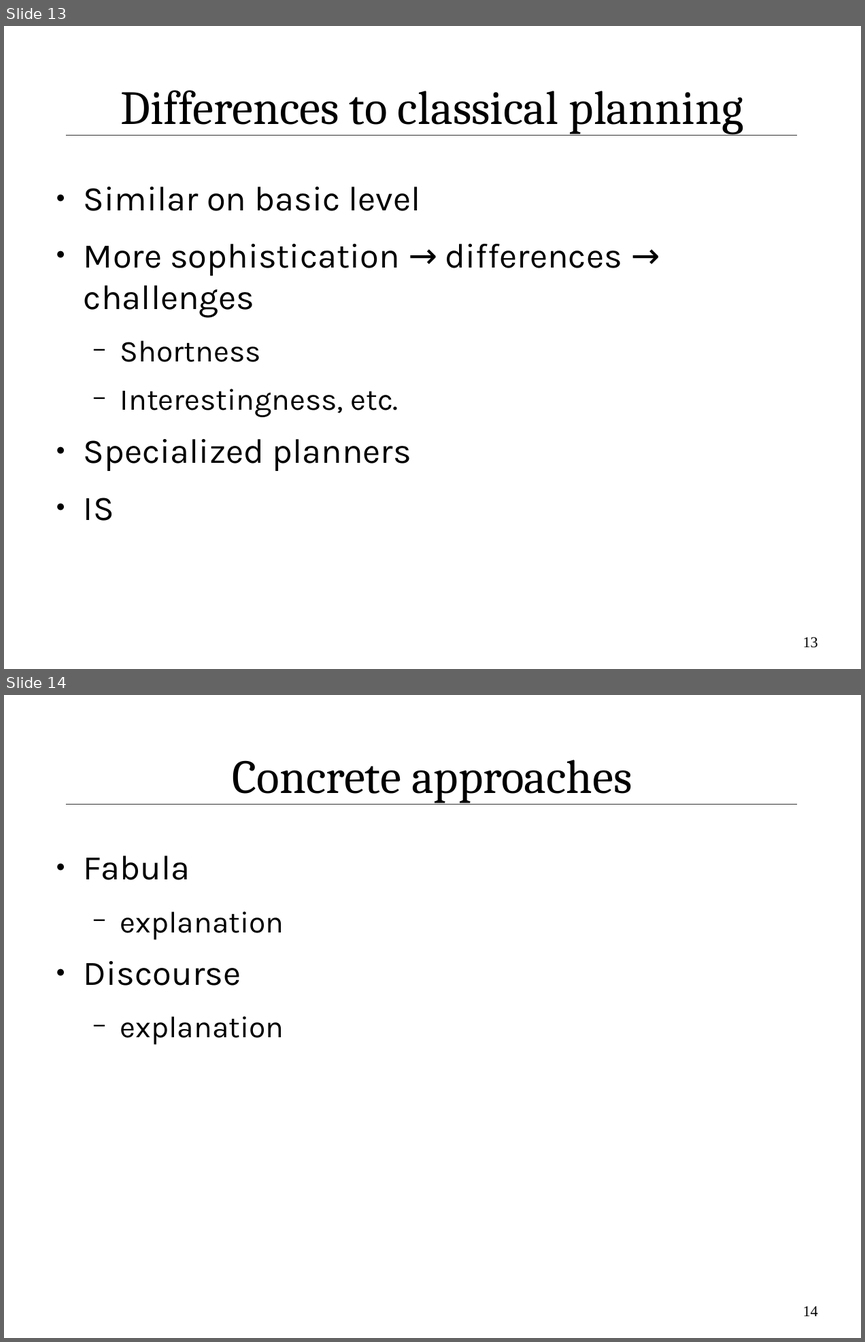
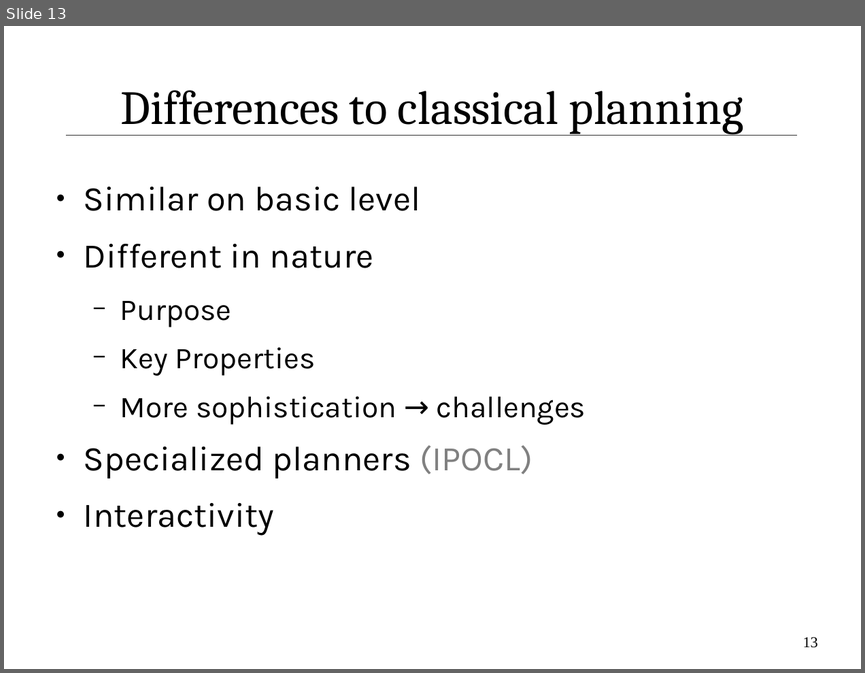
Before and after one commit to IllDepence/ai_seminar, a slide deck: praes/praes.odp. Shown one above the other, each under a label of ours: slides 13 and 14 before the commit, slide 13 after it. The pictures are 865x1342 and 865x673 pixels, drawn with LibreOffice and Linux fonts; fonts in the diff are those of the drawing. Boxes give left, top, right and bottom in pixels: in the first picture for what was removed or moved away, otherwise in the second. Text is boxed around its words. In the diff, an @@ line names an element or a change of style, - is before the commit and + after.

```diff
--- a/praes/praes.odp
+++ b/praes/praes.odp
@@ slide 14 removed at (4,695,861,1338), background #FFFFFF; not listed: 1 template element that a slide beside it also shows @@
@@ title removed at (232,760,632,803) @@
-Concrete approaches
@@ text removed at (84,855,284,1045) @@
-● Fabula
-  − explanation
-● Discourse
-  − explanation
@@ page number removed at (803,1306,818,1316) @@
-14
@@ slide 13 changed as well @@
@@ text at (84,244,586,535): text changed @@
-● More sophistication → differences → challenges
-  − Shortness
-  − Interestingness, etc.
-● Specialized planners
-● IS
+● Different in nature
+  − Purpose
+  − Key Properties
+  − More sophistication → challenges
+● Specialized planners (IPOCL)
+● Interactivity
```
Also in this commit, not shown: 14 other slides changed, 10 slides added, 1 other slide removed, 4 other files.
